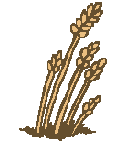
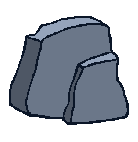
The second 138 × 142 image is a revision of the first. Changes to its layers:
added layer "rock" above "wheat" over [9, 16, 129, 125]
hid "wheat" over [19, 2, 107, 141]
